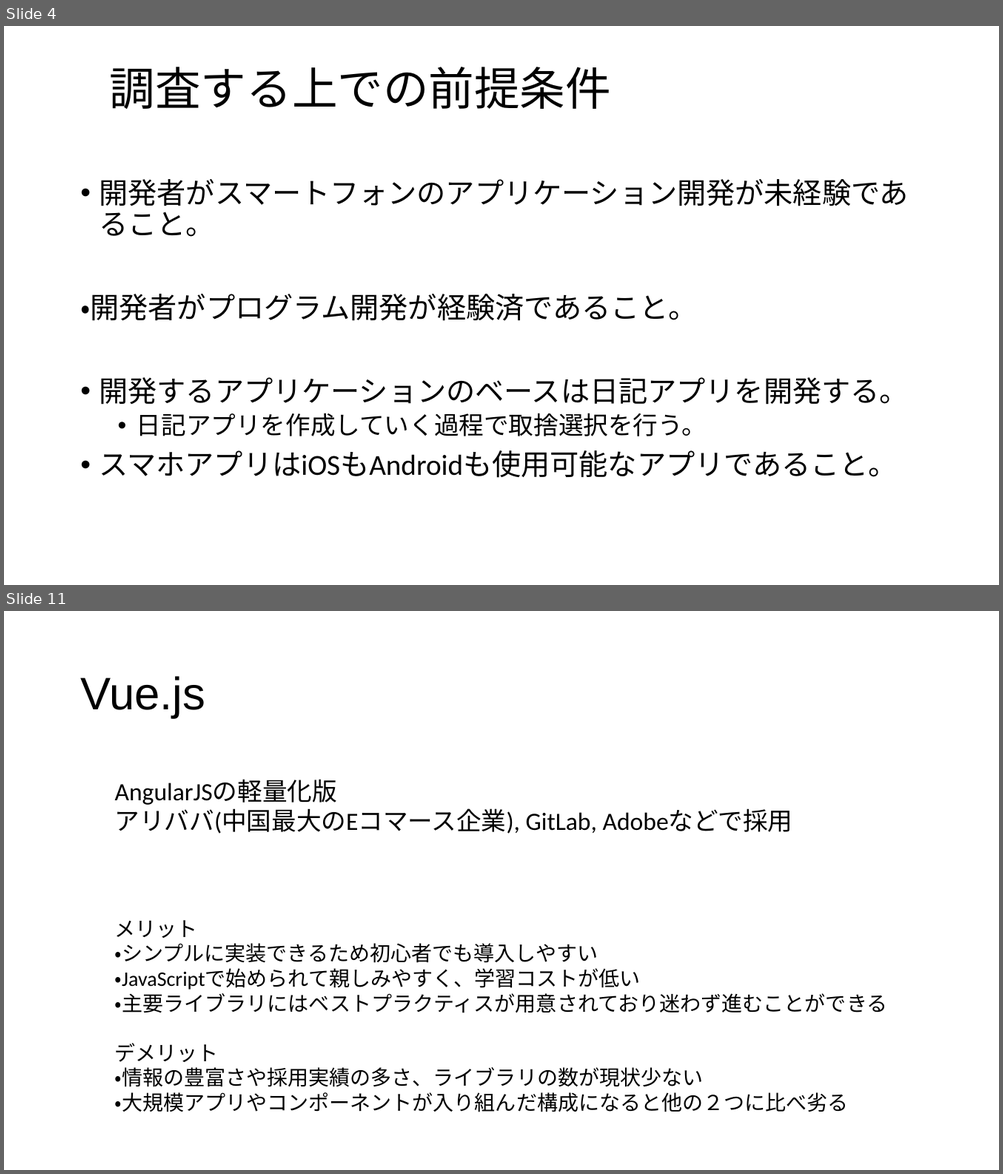
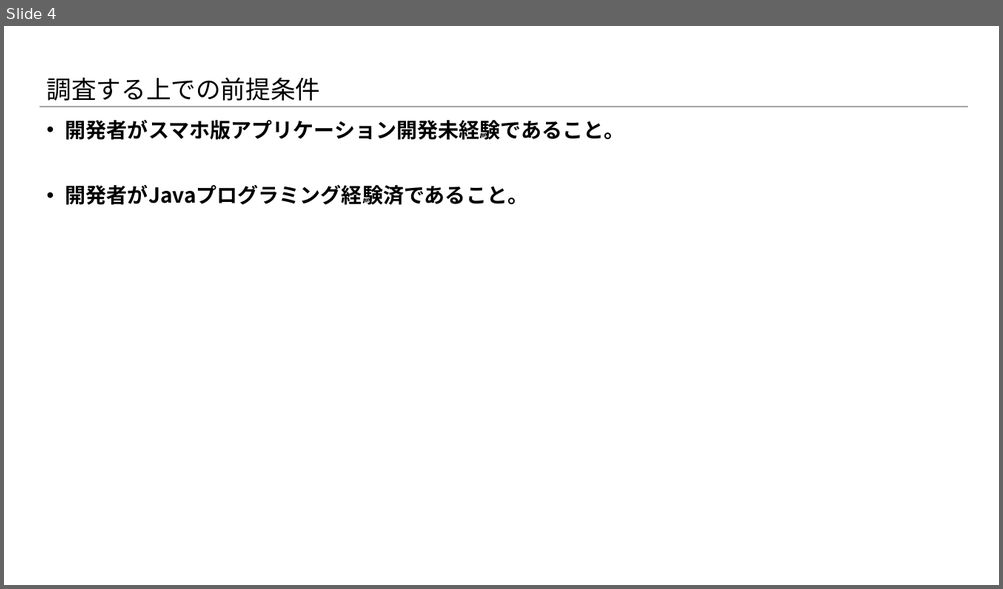
Before and after one commit to konnpeitoon/diary, a slide deck: doc/01_勉強会まとめ資料/01_勉強会まとめ資料/【4月】第一回勉強会/スマホアプリの開発.pptx. Shown one above the other, each under a label of ours: slides 4 and 11 before the commit, slide 4 after it; the slides between them are not shown. The pictures are 1003x1174 and 1003x589 pixels, drawn with LibreOffice and Linux fonts; fonts in the diff are those of the drawing; background and template pictures are left out. Boxes give left, top, right and bottom in pixels: in the first picture for what was removed or moved away, otherwise in the second. Text is boxed around its words. In the diff, an @@ line names an element or a change of style, - is before the commit and + after.

Commit message:
ファイルを1つに修正

```diff
--- a/doc/01_勉強会まとめ資料/01_勉強会まとめ資料/【4月】第一回勉強会/スマホアプリの開発.pptx
+++ b/doc/01_勉強会まとめ資料/01_勉強会まとめ資料/【4月】第一回勉強会/スマホアプリの開発.pptx
@@ slide 11 removed at (x1=4, y1=611, x2=999, y2=1170), background #FFFFFF @@
@@ title removed at (x1=80, y1=676, x2=205, y2=718) @@
-Vue.js
@@ text removed at (x1=115, y1=780, x2=793, y2=834) @@
-AngularJSの軽量化版
-アリババ(中国最大のEコマース企業), GitLab, Adobeなどで採用
@@ text removed at (x1=115, y1=920, x2=888, y2=1113) @@
-メリット
-・シンプルに実装できるため初心者でも導入しやすい
-・JavaScriptで始められて親しみやすく、学習コストが低い
-・主要ライブラリにはベストプラクティスが用意されており迷わず進むことができる
-デメリット
-・情報の豊富さや採用実績の多さ、ライブラリの数が現状少ない
-・大規模アプリやコンポーネントが入り組んだ構成になると他の２つに比べ劣る
@@ slide 4 changed as well @@
@@ title "調査する上での前提条件" moved from (x1=110, y1=67, x2=612, y2=109) to (x1=47, y1=77, x2=321, y2=101) @@
@@ title "調査する上での前提条件" at (x1=47, y1=77, x2=321, y2=101): size 44 to 24 pt, font Calibri to Noto Sans CJK JP @@
@@ line added from (39, 107) to (968, 107), #A5A5A5 1.5 pt @@
@@ text at (x1=65, y1=120, x2=625, y2=205): text changed; size 28 to 20 pt; font Calibri to Noto Sans CJK JP; bold on @@
-• 開発者がスマートフォンのアプリケーション開発が未経験であること。
-・開発者がプログラム開発が経験済であること。
-• 開発するアプリケーションのベースは日記アプリを開発する。
-  • 日記アプリを作成していく過程で取捨選択を行う。
-• スマホアプリはiOSもAndroidも使用可能なアプリであること。
+• 開発者がスマホ版アプリケーション開発未経験であること。
+• 開発者がJavaプログラミング経験済であること。
```
Also in this commit, not shown: 6 other slides changed, 2 slides added, 3 other slides removed, 1 other file.
